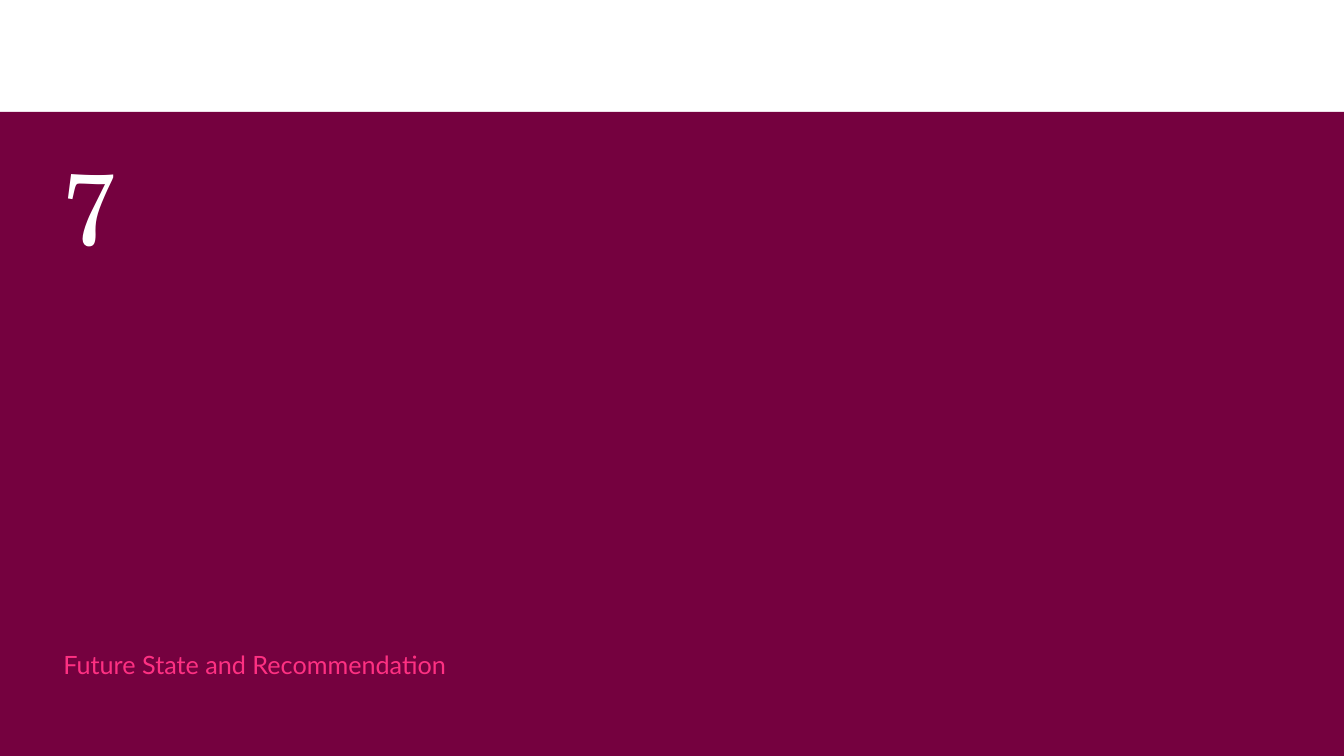
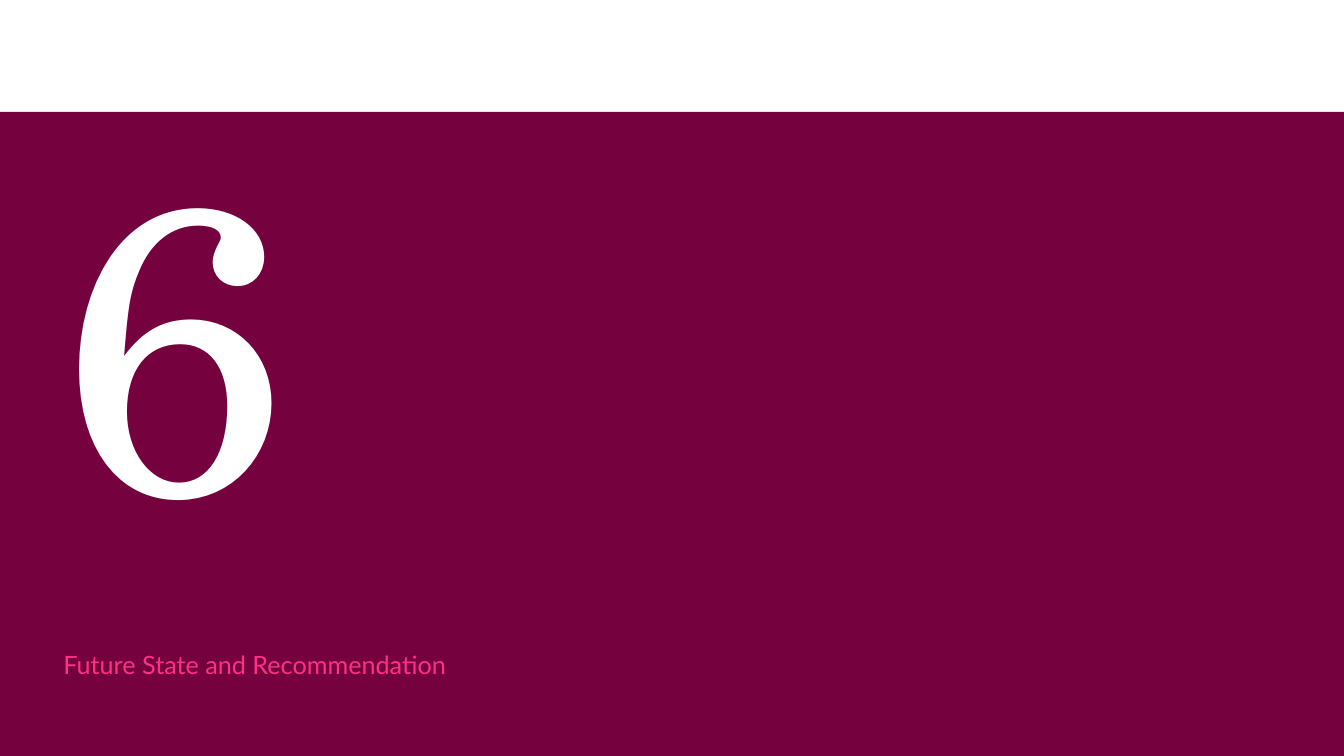
Before and after one commit to orlandojmarin/nyc-taxi-capstone, a slide deck: slide 24 of docs/Capstone_Presentation.pptx (slide 25 before the commit). Drawn at 1344x756 pixels with LibreOffice and Linux fonts; fonts in the diff are those of the drawing. Boxes give left, top, right and bottom in pixels: in the first picture for what was removed or moved away, otherwise in the second. Text is boxed around its words. In the diff, an @@ line names an element or a change of style, - is before the commit and + after.

```diff
--- a/docs/Capstone_Presentation.pptx
+++ b/docs/Capstone_Presentation.pptx
@@ title at (63, 93, 289, 500): text changed; size 72 to 290 pt @@
-7
+6
```
Also in this commit, not shown: 8 other slides changed, 6 slides added, 2 slides removed.
